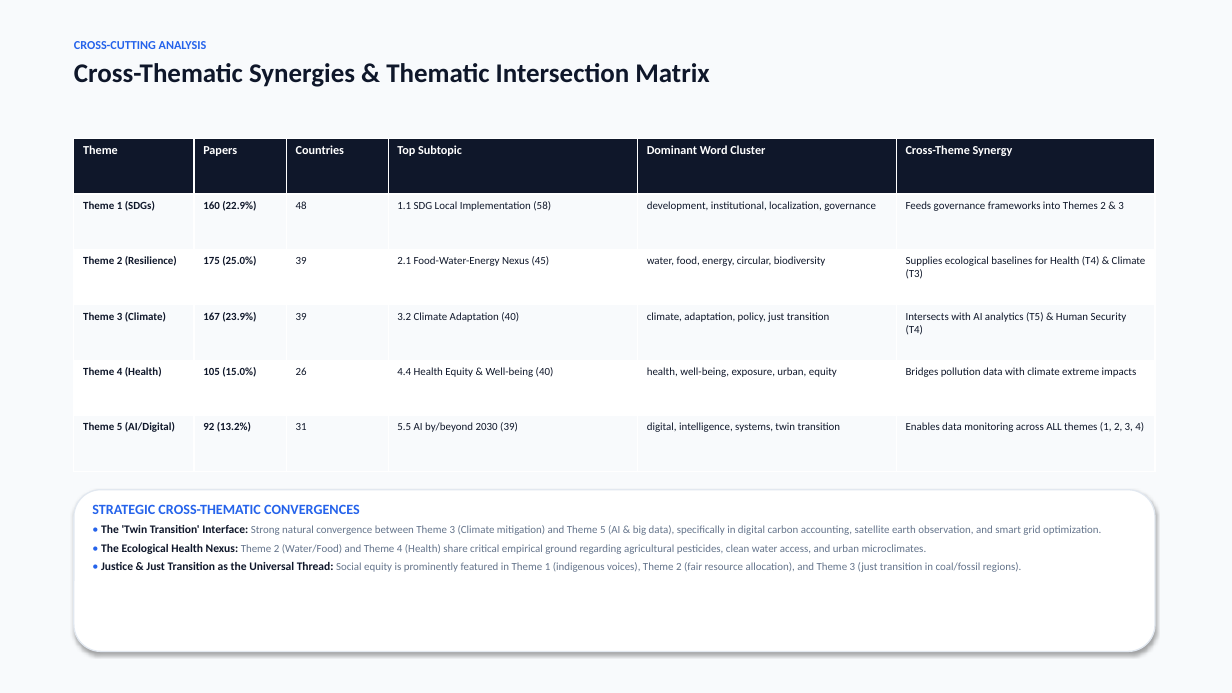
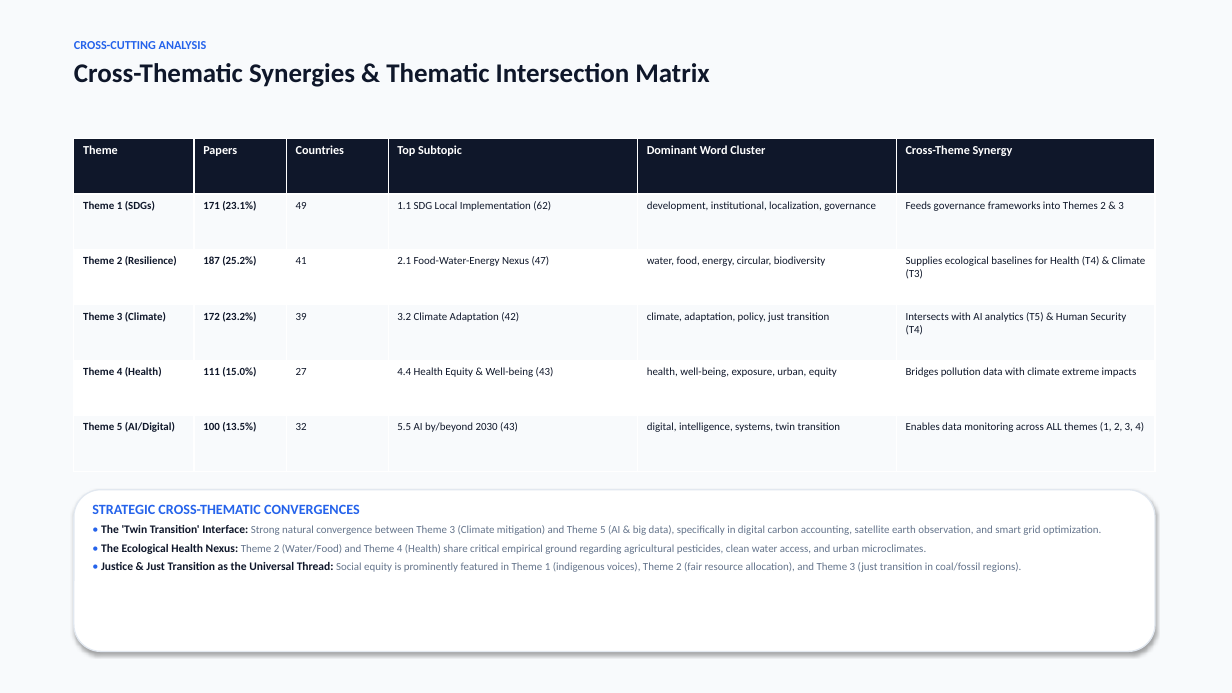
Before and after one commit to ponraj-aru/gsc2027-dashboard, a slide deck: slide 13 of GSC2027_Abstract_Submissions_Analysis_Report.pptx. Drawn at 1232x693 pixels with LibreOffice and Linux fonts; fonts in the diff are those of the drawing. Boxes give left, top, right and bottom in pixels: in the first picture for what was removed or moved away, otherwise in the second. Text is boxed around its words. In the diff, an @@ line names an element or a change of style, - is before the commit and + after.

```diff
--- a/GSC2027_Abstract_Submissions_Analysis_Report.pptx
+++ b/GSC2027_Abstract_Submissions_Analysis_Report.pptx
@@ table at [74, 139, 1155, 471] @@
-row 2: Theme 1 (SDGs) | 160 (22.9%) | 48 | 1.1 SDG Local Implementation (58) | development, institutional, localization, governance | Feeds governance frameworks into Themes 2 & 3
+row 2: Theme 1 (SDGs) | 171 (23.1%) | 49 | 1.1 SDG Local Implementation (62) | development, institutional, localization, governance | Feeds governance frameworks into Themes 2 & 3
-row 3: Theme 2 (Resilience) | 175 (25.0%) | 39 | 2.1 Food-Water-Energy Nexus (45) | water, food, energy, circular, biodiversity | Supplies ecological baselines for Health (T4) & Climate (T3)
+row 3: Theme 2 (Resilience) | 187 (25.2%) | 41 | 2.1 Food-Water-Energy Nexus (47) | water, food, energy, circular, biodiversity | Supplies ecological baselines for Health (T4) & Climate (T3)
-row 4, column 2: 167 (23.9%)
+row 4, column 2: 172 (23.2%)
-row 4, column 4: 3.2 Climate Adaptation (40)
+row 4, column 4: 3.2 Climate Adaptation (42)
-row 5: Theme 4 (Health) | 105 (15.0%) | 26 | 4.4 Health Equity & Well-being (40) | health, well-being, exposure, urban, equity | Bridges pollution data with climate extreme impacts
+row 5: Theme 4 (Health) | 111 (15.0%) | 27 | 4.4 Health Equity & Well-being (43) | health, well-being, exposure, urban, equity | Bridges pollution data with climate extreme impacts
-row 6: Theme 5 (AI/Digital) | 92 (13.2%) | 31 | 5.5 AI by/beyond 2030 (39) | digital, intelligence, systems, twin transition | Enables data monitoring across ALL themes (1, 2, 3, 4)
+row 6: Theme 5 (AI/Digital) | 100 (13.5%) | 32 | 5.5 AI by/beyond 2030 (43) | digital, intelligence, systems, twin transition | Enables data monitoring across ALL themes (1, 2, 3, 4)
```
Also in this commit, not shown: 14 other slides changed, 45 other files.
